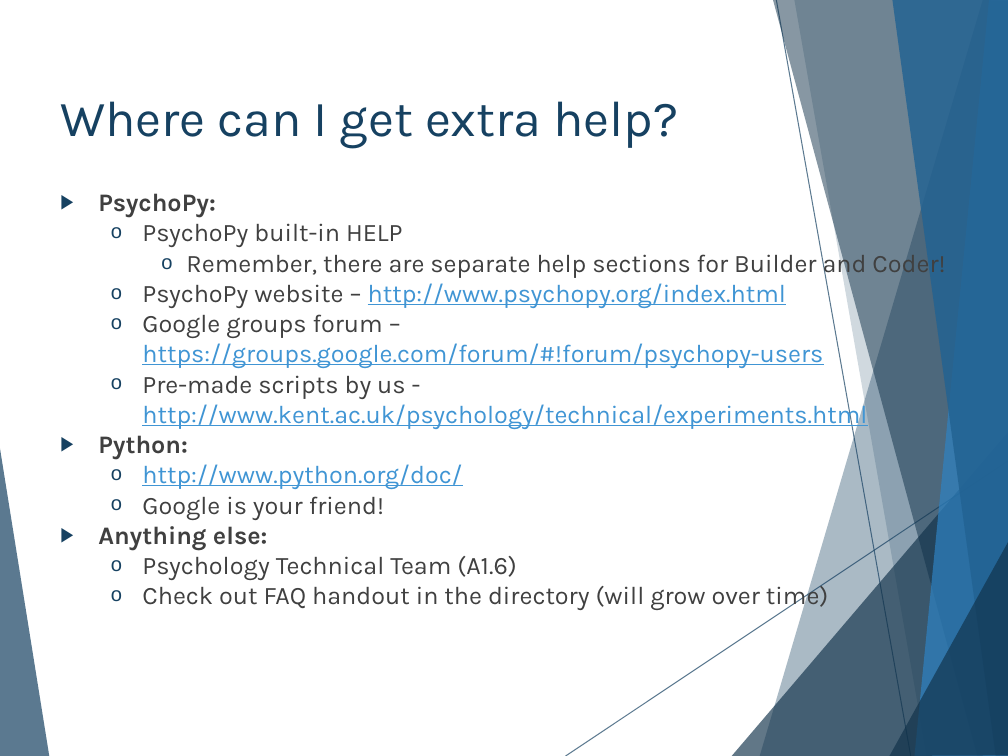
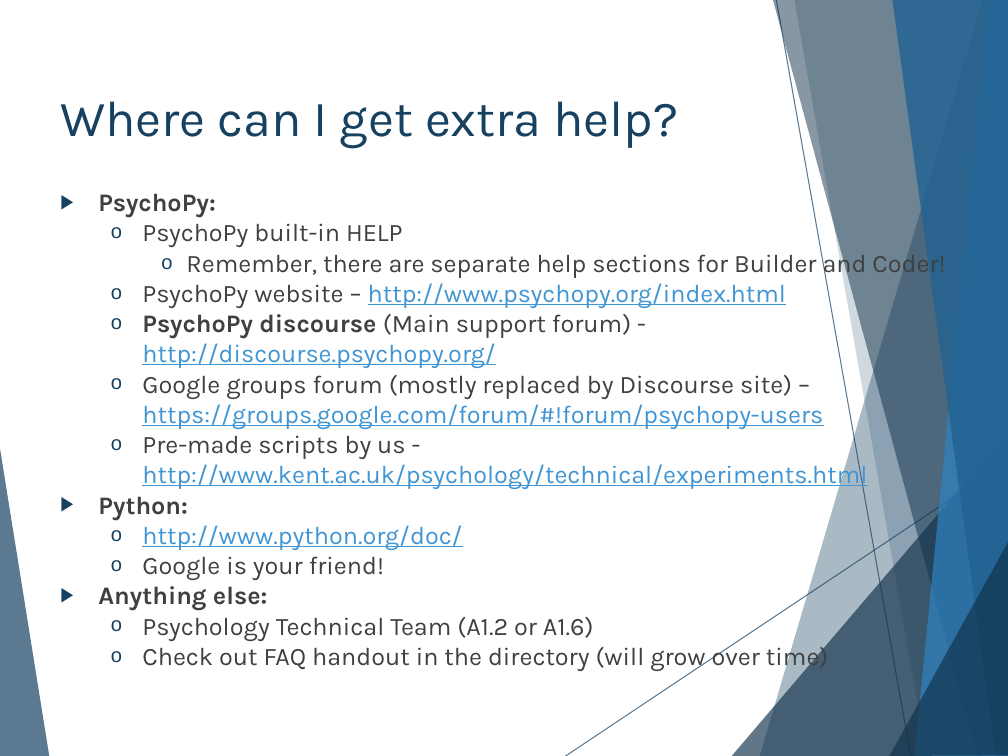
Before and after one commit to hlmpsy/psychopy_training, a slide deck: slide 25 of PsychoPy-Part2/PsychoPy-part2.pptx. Drawn at 1008x756 pixels with LibreOffice and Linux fonts; fonts in the diff are those of the drawing. Boxes give left, top, right and bottom in pixels: in the first picture for what was removed or moved away, otherwise in the second. Text is boxed around its words. In the diff, an @@ line names an element or a change of style, - is before the commit and + after.

```diff
--- a/PsychoPy-Part2/PsychoPy-part2.pptx
+++ b/PsychoPy-Part2/PsychoPy-part2.pptx
@@ text at (142,314,823,429): text changed; text colour #4095D4 to #404040 @@
-  o Google groups forum – https://groups.google.com/forum/#!forum/psychopy-users
+  o PsychoPy discourse (Main support forum) - http://discourse.psychopy.org/
+  o Google groups forum (mostly replaced by Discourse site) – https://groups.google.com/forum/#!forum/psychopy-users
@@ text at (142,617,594,641): text changed @@
-  o Psychology Technical Team (A1.6)
+  o Psychology Technical Team (A1.2 or A1.6)
```
Also in this commit, not shown: 15 other slides changed, 12 other files.
